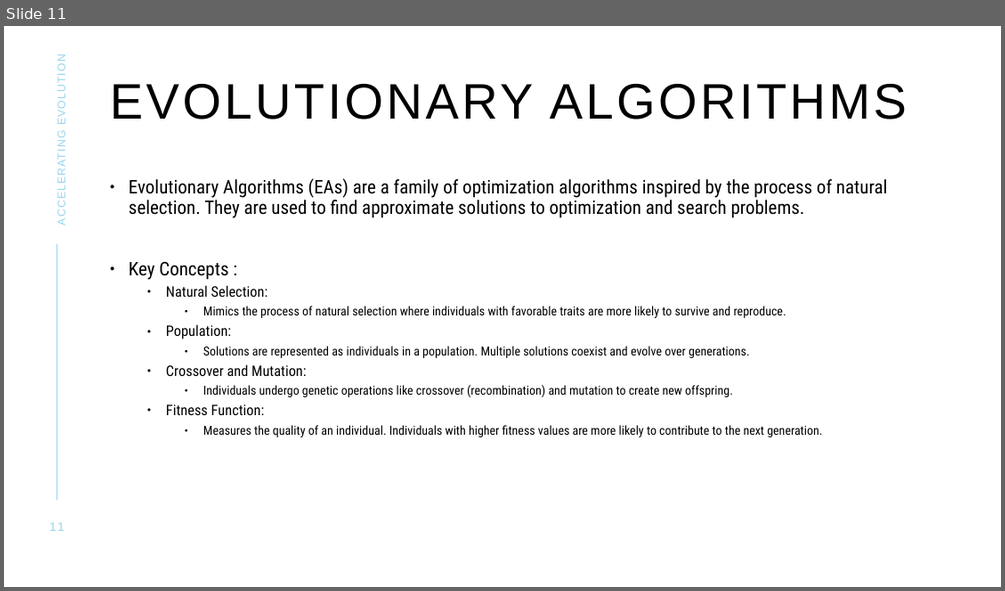
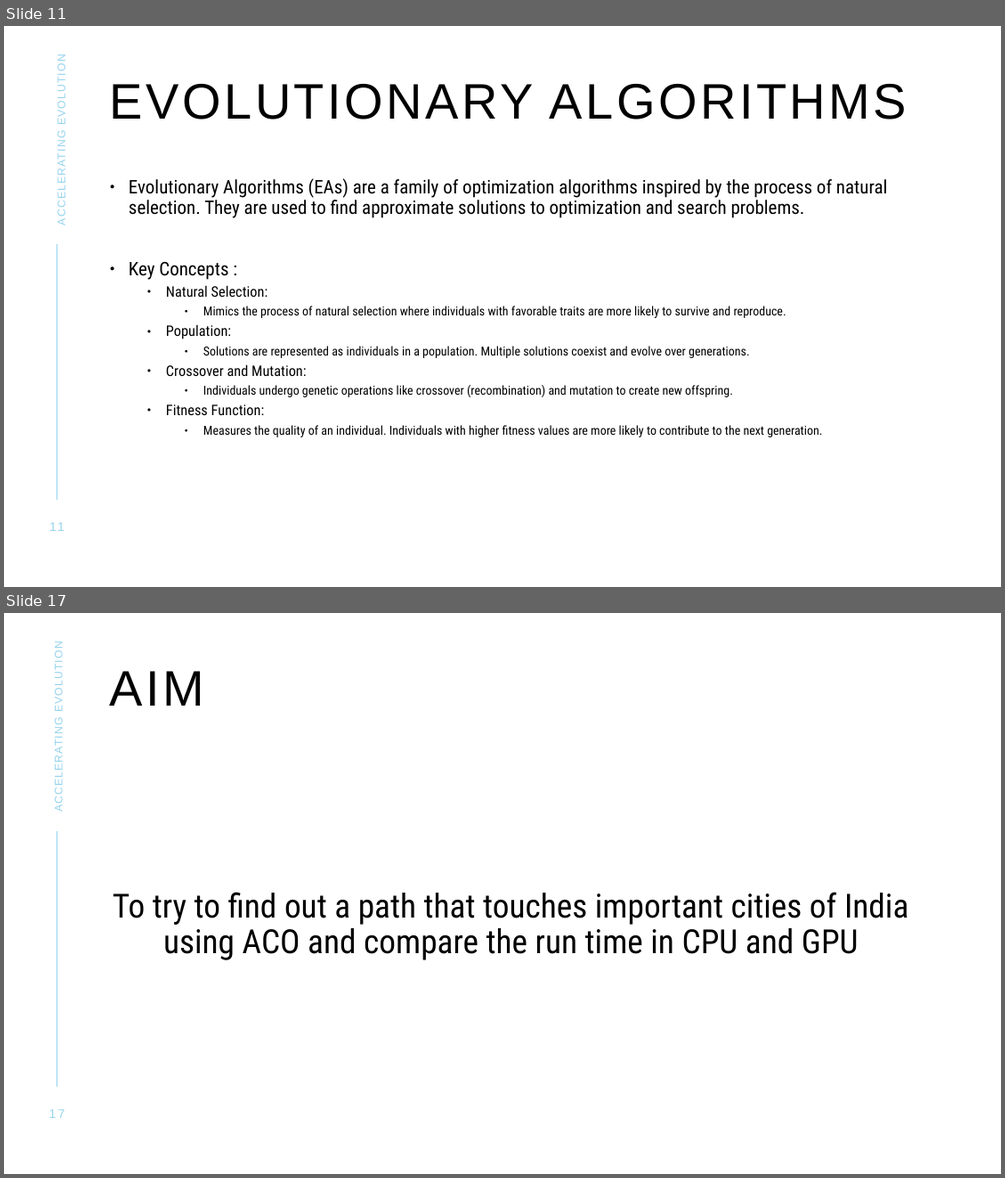
Before and after one commit to Ashirbad-Sarangi/evolutionary_algo_gpu, a slide deck: data/documents/GPU_Presentation_v2.pptx. Shown one above the other, each under a label of ours: slide 11 before the commit, slides 11 and 17 after it; the slides between them are not shown. The pictures are 1005x591 and 1005x1178 pixels, drawn with LibreOffice and Linux fonts; fonts in the diff are those of the drawing. Boxes give left, top, right and bottom in pixels: in the first picture for what was removed or moved away, otherwise in the second. Text is boxed around its words. In the diff, an @@ line names an element or a change of style, - is before the commit and + after.

```diff
--- a/data/documents/GPU_Presentation_v2.pptx
+++ b/data/documents/GPU_Presentation_v2.pptx
@@ slide 17 added at <box>4,613,1001,1174</box>, background #FFFFFF; not listed: 1 template element that a slide beside it also shows @@
@@ text added at <box>52,650,65,810</box>, 10.5 pt, text #96D3ED @@
+ACCELERATING EVOLUTION
@@ title added at <box>110,671,204,706</box>, 48 pt, text #000000 @@
+AIM
@@ text added at <box>113,892,908,960</box>, 32 pt, text #000000 @@
+To try to find out a path that touches important cities of India using ACO and compare the run time in CPU and GPU
@@ page number added at <box>49,1109,65,1118</box>, 12 pt, text #96D3ED @@
+17
```
Also in this commit, not shown: 6 slides changed, 11 other slides added, 6 slides removed, 15 other files.
